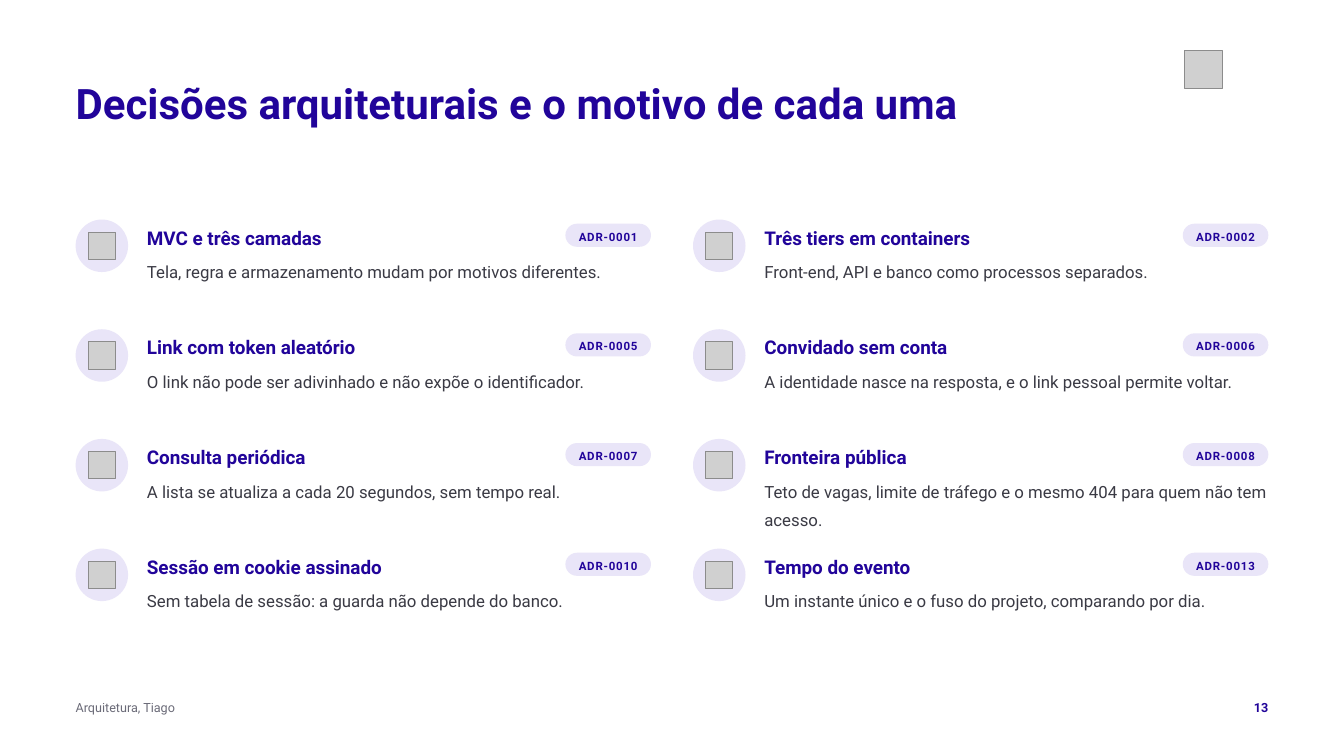
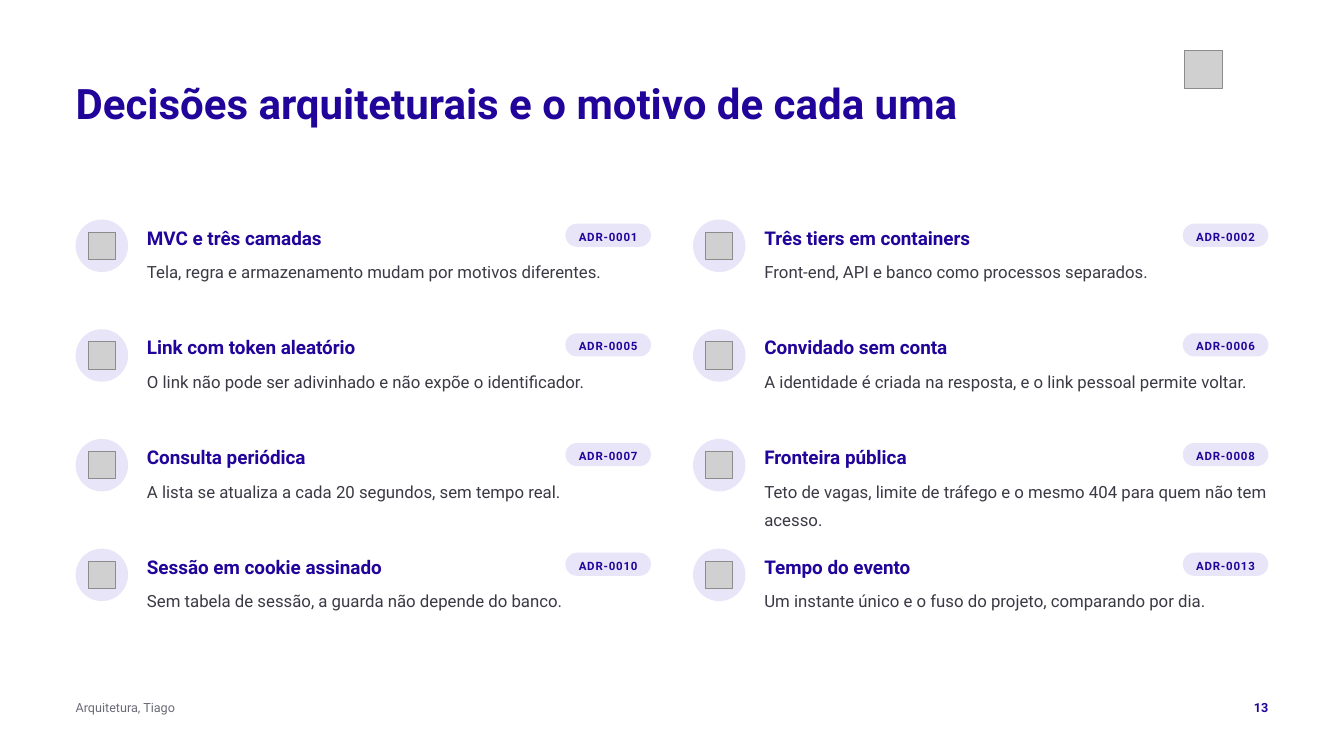
Before and after one commit to tcpassos/invite-app, a slide deck: slide 13 of trabalhos/T4-Pitch-Final.pptx. Drawn at 1344x756 pixels with LibreOffice and Linux fonts; fonts in the diff are those of the drawing; grey boxes stand for pictures. Boxes give left, top, right and bottom in pixels: in the first picture for what was removed or moved away, otherwise in the second. Text is boxed around its words. In the diff, an @@ line names an element or a change of style, - is before the commit and + after.

```diff
--- a/trabalhos/T4-Pitch-Final.pptx
+++ b/trabalhos/T4-Pitch-Final.pptx
@@ text at bbox=[764, 375, 1246, 392]: text changed @@
-A identidade nasce na resposta, e o link pessoal permite voltar.
+A identidade é criada na resposta, e o link pessoal permite voltar.
@@ text at bbox=[147, 594, 563, 611]: text changed @@
-Sem tabela de sessão: a guarda não depende do banco.
+Sem tabela de sessão, a guarda não depende do banco.
```
Also in this commit, not shown: 14 other slides changed, 3 other files.
